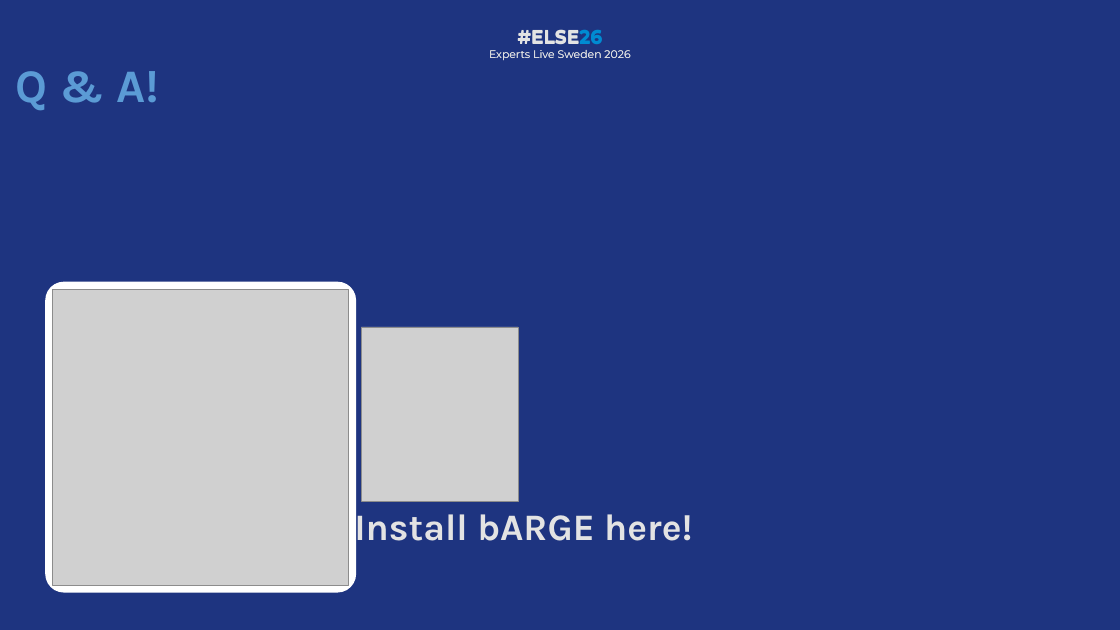
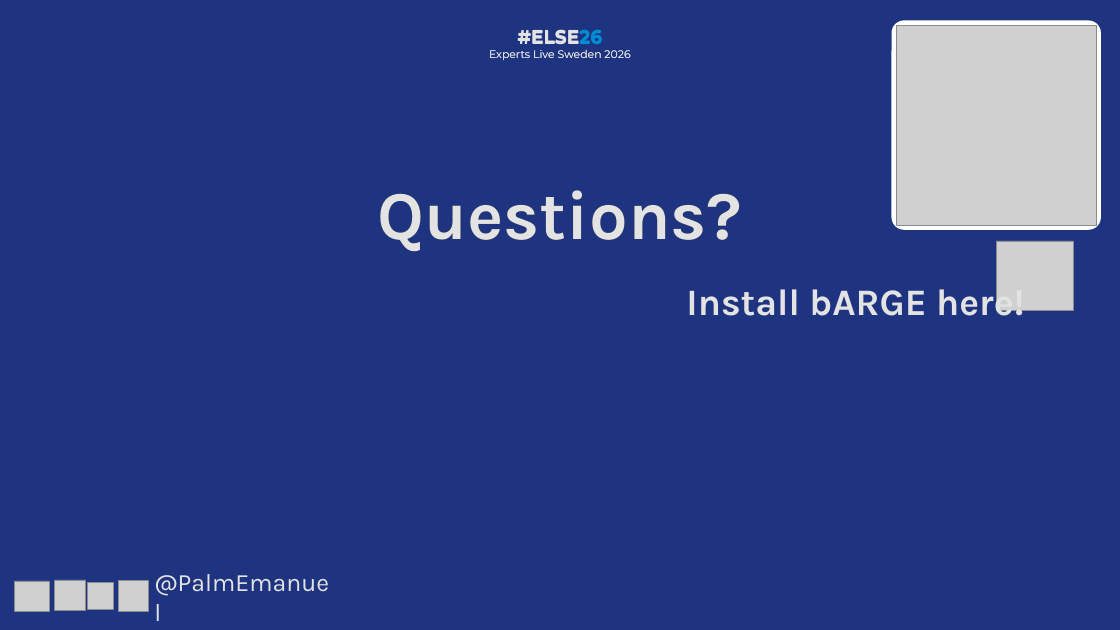
Before and after one commit to PalmEmanuel/ELSE26, a slide deck: slide 28 of ELSE26_TreasureHuntingInAzureWithKQL.pptx. Drawn at 1120x630 pixels with LibreOffice and Linux fonts; fonts in the diff are those of the drawing; grey boxes stand for pictures; background and template pictures are left out. Boxes give left, top, right and bottom in pixels: in the first picture for what was removed or moved away, otherwise in the second. Text is boxed around its words. In the diff, an @@ line names an element or a change of style, - is before the commit and + after.

```diff
--- a/ELSE26_TreasureHuntingInAzureWithKQL.pptx
+++ b/ELSE26_TreasureHuntingInAzureWithKQL.pptx
@@ rounded rectangle added at (892, 20, 1101, 230), fill #FFFFFF @@
@@ picture: place and size @@
-picture at (53, 289, 349, 585)
+picture at (897, 25, 1096, 225)
@@ title removed at (16, 71, 159, 110) @@
-Q & A!
@@ text added at (378, 190, 742, 252), 88 pt, text #E3E3E3, bold @@
+Questions?
@@ picture added at (996, 241, 1074, 310) @@
@@ rounded rectangle removed at (45, 282, 356, 592) @@
@@ text "Install bARGE here!" rewrapped from (354, 506, 692, 550) to (686, 281, 1024, 316) @@
@@ picture removed at (361, 327, 518, 501) @@
@@ group added at (14, 580, 149, 612): 4 pictures @@
@@ text added at (149, 578, 338, 614), 32 pt, text #E3E3E3 @@
+@PalmEmanuel
```
Also in this commit, not shown: 22 other slides changed, 1 slide removed.
